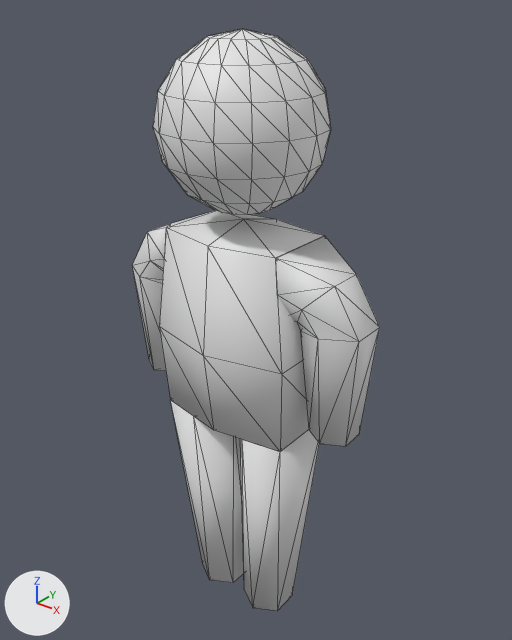
The glTF model assets/models/map/player.glb, before and after one commit.
Both versions are drawn from a 50 mm lens placed at (1.77, -2.13, 2.87), pointed at (0.0, 0.08, 1.5). Every picture has the same lights, and +X, +Y and +Z are marked at lower left. Mesh edges are drawn as thin lines. Where no turn or scale is listed for an object, it has been applied to the vertices. Vertices at the same position are counted once.
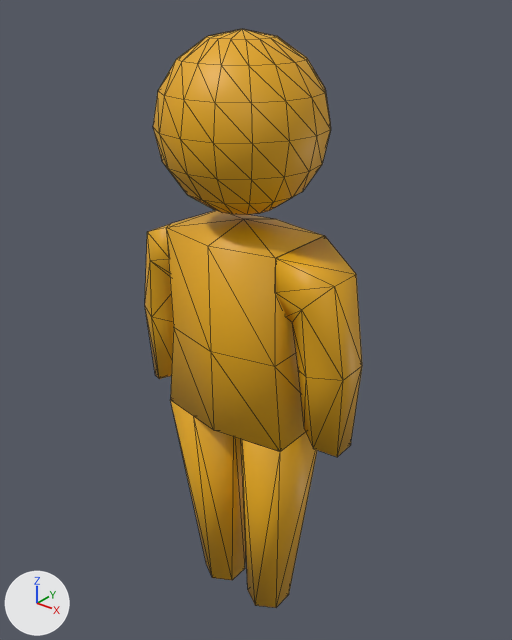
Boxes (x1, y1, x2, y2) around the edits, measured in the pictures (512 x 640 px; the box of a moved part takes in the faces that stretch with it):
'Sphere.001', recoloured, reshaped: before (159, 210, 324, 452); after (166, 210, 324, 452)
'Sphere', recoloured: (153, 29, 331, 215) in both
'Cylinder', recoloured, reshaped (12% narrower): before (132, 211, 380, 446); after (145, 211, 362, 457)
'Cylinder.001', recoloured: (171, 401, 319, 611) in both
part 1 of me_cylinder, moved or reshaped: before (132, 228, 166, 371); after (145, 228, 174, 379)
part 2 of me_cylinder, moved or reshaped: before (276, 259, 380, 446); after (276, 259, 362, 457)
part 3 of me_sphere_001, moved or reshaped: before (159, 228, 309, 452); after (166, 228, 306, 452)

What the commit changed:
Material 'mat_player' (mat_mat_player) changes colour from white #e7e7e7 to yellow #e7aa0f; in linear values from (0.8, 0.8, 0.8) to (0.8, 0.4, 0.0048).
me_cylinder is used by ob_cylinder; location (0.0, 0.0, 0.0).
me_cylinder had 48 vertices, 88 faces and spanned x -0.613..0.613, y -0.166..0.175, z 1.155..1.929.
me_cylinder now has 48 vertices, 88 faces and spans x -0.553..0.553, y -0.159..0.169, z 1.083..1.929.
Part 1, on me_cylinder:
Vertex 0 of me_cylinder moves from (-0.482, 0.104, 1.155) to (-0.452, 0.104, 1.117).
Vertex 1 of me_cylinder moves from (-0.482, 0.152, 1.656) to (-0.429, 0.143, 1.467).
Vertex 2 of me_cylinder moves from (-0.391, 0.052, 1.155) to (-0.368, 0.052, 1.151).
Vertex 3 of me_cylinder moves from (-0.35, 0.076, 1.619) to (-0.341, 0.071, 1.438).
Vertex 4 of me_cylinder moves from (-0.391, -0.052, 1.155) to (-0.368, -0.052, 1.151).
Vertex 5 of me_cylinder moves from (-0.35, -0.076, 1.619) to (-0.341, -0.071, 1.438).
Vertex 6 of me_cylinder moves from (-0.482, -0.104, 1.155) at pixel (154, 370) to (-0.452, -0.104, 1.117) at pixel (159, 378).
Vertex 7 of me_cylinder moves from (-0.482, -0.152, 1.656) at pixel (139, 276) to (-0.429, -0.143, 1.467) at pixel (151, 317).
Vertex 8 of me_cylinder moves from (-0.572, -0.052, 1.155) at pixel (149, 360) to (-0.535, -0.052, 1.083) at pixel (155, 375).
Vertex 9 of me_cylinder moves from (-0.613, -0.076, 1.656) at pixel (132, 265) to (-0.553, -0.071, 1.467) at pixel (144, 305).
Vertex 10 of me_cylinder moves from (-0.572, 0.052, 1.155) to (-0.535, 0.052, 1.083).
Vertex 11 of me_cylinder moves from (-0.613, 0.076, 1.656) to (-0.553, 0.071, 1.467).
Vertex 12 of me_cylinder moves from (-0.301, 0.175, 1.789) to (-0.28, 0.161, 1.789).
Vertex 15 of me_cylinder moves from (-0.299, -0.166, 1.789) at pixel (164, 259) to (-0.279, -0.152, 1.789) at pixel (170, 259).
Vertex 20 of me_cylinder moves from (-0.331, 0.076, 1.651) to (-0.309, 0.076, 1.643).
Vertex 21 of me_cylinder moves from (-0.331, -0.076, 1.651) to (-0.309, -0.076, 1.643).
me_cylinder part 2: 16 of 48 vertices moved; they spanned x 0.299..0.613, y -0.166..0.175, z 1.155..1.789 and now span x 0.279..0.553, y -0.152..0.161, z 1.083..1.789; mean shift (-0.032, 0.0, -0.085); largest move (0.613, -0.076, 1.656) -> (0.553, -0.071, 1.467).
me_sphere_001 has 20 vertices, 36 faces and spans x -0.341..0.342, y -0.265..0.26, z -0.445..0.516.
me_sphere_001 is used by ob_sphere_001; location (0.0, 0.0, 1.466).
Part 3, on me_sphere_001:
Vertex 1 of me_sphere_001 moves from (0.0, 0.26, 0.0) to (0.0, 0.216, 0.0).
Vertex 4 of me_sphere_001 moves from (0.342, 0.189, 0.0) to (0.283, 0.157, 0.0).
Vertex 7 of me_sphere_001 moves from (0.342, -0.183, 0.0) at pixel (281, 374) to (0.283, -0.151, 0.0) at pixel (274, 366).
Vertex 10 of me_sphere_001 moves from (0.0, -0.265, 0.0) at pixel (203, 355) to (0.0, -0.219, 0.0) at pixel (210, 351).
Vertex 15 of me_sphere_001 moves from (-0.341, -0.183, 0.0) at pixel (159, 326) to (-0.282, -0.151, 0.0) at pixel (173, 327).
Vertex 18 of me_sphere_001 moves from (-0.341, 0.189, 0.0) to (-0.282, 0.157, 0.0).
